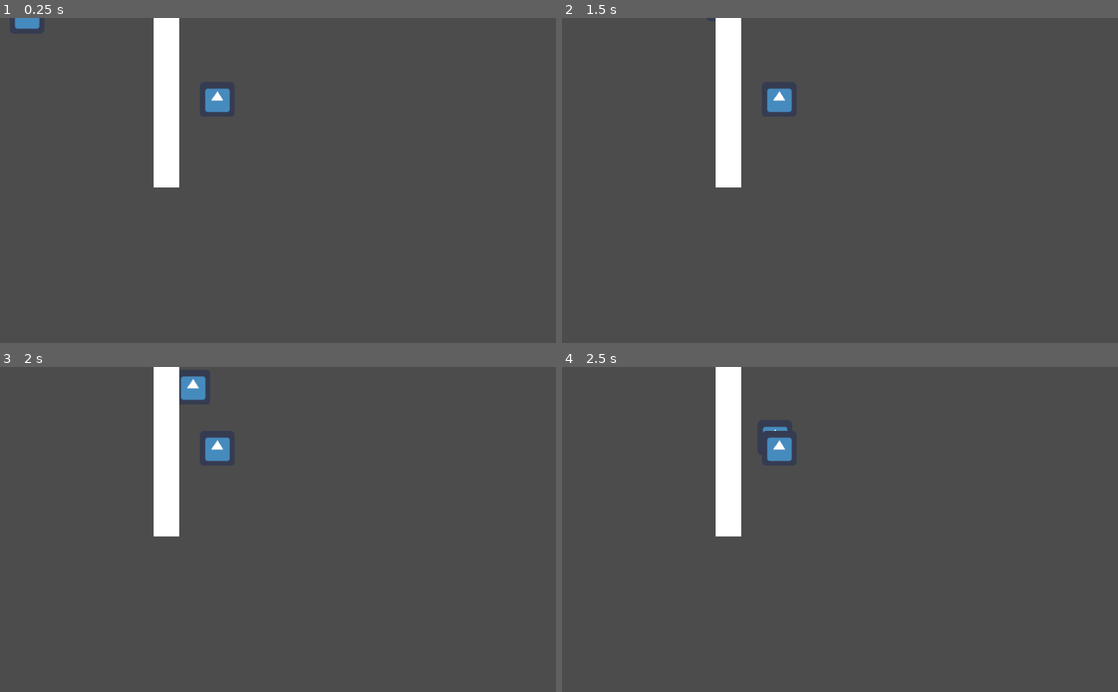
Above: before the commit, frames 1-4 (two rows, left to right).
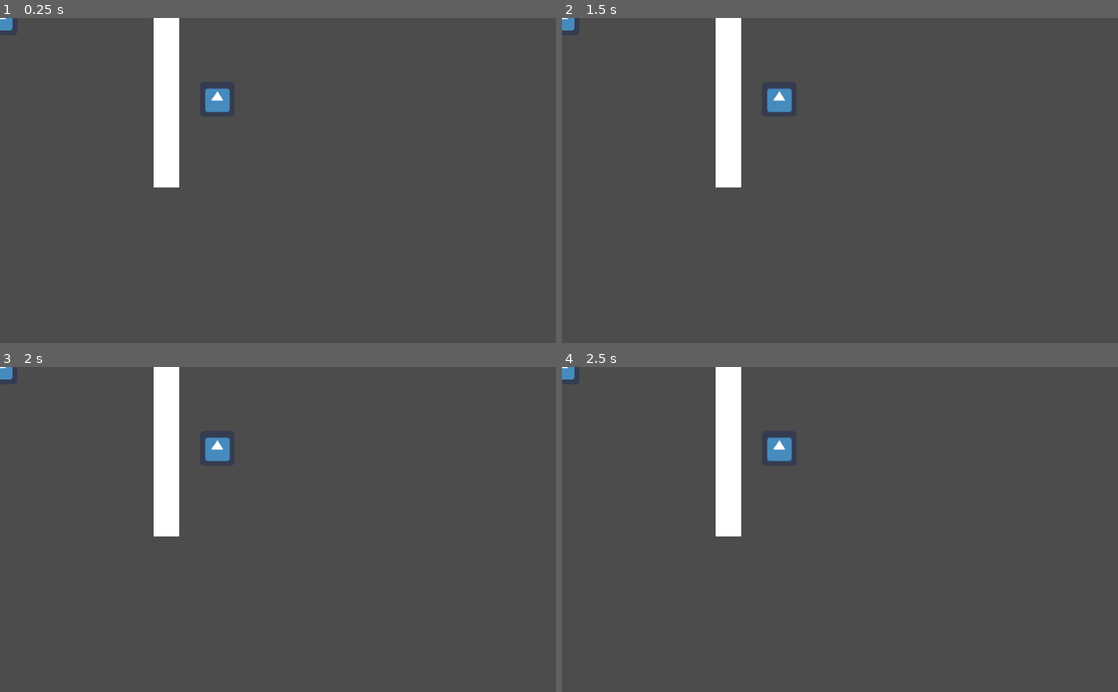
Above: after the commit, the same moments.

Repository: fedzel/pimi-tdogotit
Game: Godot game, scene res://Scenes/TestWorldPathfinding.tscn
The game is run twice, just before and just after one commit, with the same random seed, the same clock (stepped at 60 frames per second) and the same inputs. This scene is started directly instead of the project's main scene. The engine's default icon, where the game draws it, is replaced by a stand-in: a white triangle on a blue panel in a dark square.
Inputs (mouse positions are in pixels of both pictures, inside the frame that each line leads up to):
- Up to frame 1 (0.25 s): no input
- Up to frame 2 (1.5 s): move the mouse to (962, 164) at 0.52 s; press the mouse at (962, 164) at 0.53 s; move the mouse to (728, 196) at 1.27 s; release the mouse at (728, 196) at 1.28 s; click (728, 196) at 1.35 s
- Up to frame 3 (2 s): no input
- Up to frame 4 (2.5 s): move the mouse to (895, 458) at 2.02 s; press the mouse at (895, 458) at 2.03 s

The runs differ from the first frame. In frame 1, 0.2% of the frame differs, in the area x 0-8%, y 0-4%; in frame 2, less than 0.1%; in frame 3, 0.4%, in the area x 0-37%, y 0-11%; in frame 4, 0.1%.

Commit message:
GUUI
GUII

Diff:
--- a/Scenes/GUI.tscn
+++ b/Scenes/GUI.tscn
@@ -1,7 +1,10 @@
-[gd_scene load_steps=3 format=2]
+[gd_scene load_steps=6 format=2]
 
 [ext_resource path="res://Scripts/GUI.gd" type="Script" id=1]
-[ext_resource path="res://icon.png" type="Texture" id=2]
+[ext_resource path="res://Assets/Arrow.png" type="Texture" id=2]
+[ext_resource path="res://Assets/Tree.png" type="Texture" id=3]
+[ext_resource path="res://Assets/Enemy.png" type="Texture" id=4]
+[ext_resource path="res://icon.png" type="Texture" id=5]
 
 [node name="GUI" type="Control"]
 anchor_right = 1.0
@@ -16,8 +19,12 @@
 margin_left = -171.0
 margin_top = -299.0
 margin_bottom = 302.0
-items = [ "Torni", ExtResource( 2 ), false, "Muuri", ExtResource( 2 ), false, "Seppä", ExtResource( 2 ), false, "Linna", ExtResource( 2 ), false ]
-auto_height = true
+items = [ "Torni", ExtResource( 2 ), false, "Muuri", ExtResource( 3 ), false, "Seppä", ExtResource( 4 ), false, "Linna", ExtResource( 5 ), false, "Item 4", ExtResource( 5 ), false, "Item 5", null, false ]
 max_columns = 2
 same_column_width = true
+fixed_icon_size = Vector2( 64, 64 )
+
+[node name="GraphicLoader" type="Sprite" parent="."]
+visible = false
+[connection signal="item_activated" from="ItemList" to="." method="_on_ItemList_item_activated"]
 [connection signal="item_selected" from="ItemList" to="." method="_on_ItemList_item_selected"]
--- a/Scripts/GUI.gd
+++ b/Scripts/GUI.gd
@@ -1,12 +1,25 @@
 extends Control
 
-#func _input(event):
-#	if event.is_action_pressed("left_click"):
-#		var poolint = get_node("ItemList").get_selected_items()
-#		for i in poolint:
-#			print(i)
+func _process(delta):
+	var m = get_global_mouse_position()
+	get_node("GraphicLoader").position = m
+
+func _input(event):
+	if event.is_action_pressed("left_click"):
+		get_node("ItemList").unselect_all()
+		get_node("GraphicLoader").hide()
 
 
 func _on_ItemList_item_selected(index):
 	var task = BuildTask.new()
-	print(index)
+	var graphic
+	if get_node("ItemList").is_anything_selected():
+		graphic = get_node("ItemList").get_item_icon(index)
+		get_node("GraphicLoader").show()
+
+	get_node("GraphicLoader").texture = graphic
+	get_global_mouse_position()
+
+
+func _on_ItemList_item_activated(index):
+	print(index, " AKTIVOITU")
--- a/Scripts/TestWorld.gd
+++ b/Scripts/TestWorld.gd
@@ -7,7 +7,7 @@
 onready var Cutout = get_node("Navigation2D/Cutout")
 
 
-func _process(delta):
+func _ready():
 	modifyNavPoly()
 	var new_path = nav.get_simple_path(location.position, target_loc.position)
 	print(new_path, " location")
--- a/project.godot
+++ b/project.godot
@@ -66,6 +66,14 @@
 EnemyList="*res://Scripts/Global/EnemyList.gd"
 TaskList="*res://Scripts/Global/TaskList.gd"
 
+[input]
+
+left_click={
+"deadzone": 0.5,
+"events": [ Object(InputEventMouseButton,"resource_local_to_scene":false,"resource_name":"","device":0,"alt":false,"shift":false,"control":false,"meta":false,"command":false,"button_mask":0,"position":Vector2( 0, 0 ),"global_position":Vector2( 0, 0 ),"factor":1.0,"button_index":1,"pressed":false,"doubleclick":false,"script":null)
+ ]
+}
+
 [layer_names]
 
 2d_render/layer_1="Enemies"
